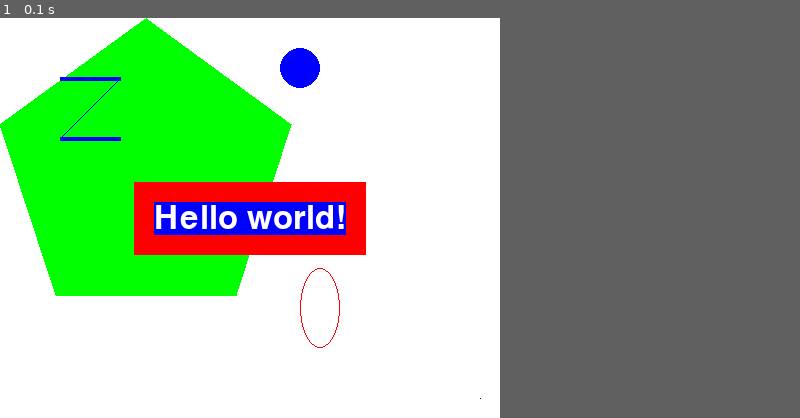
Above: before the commit, frame 1.
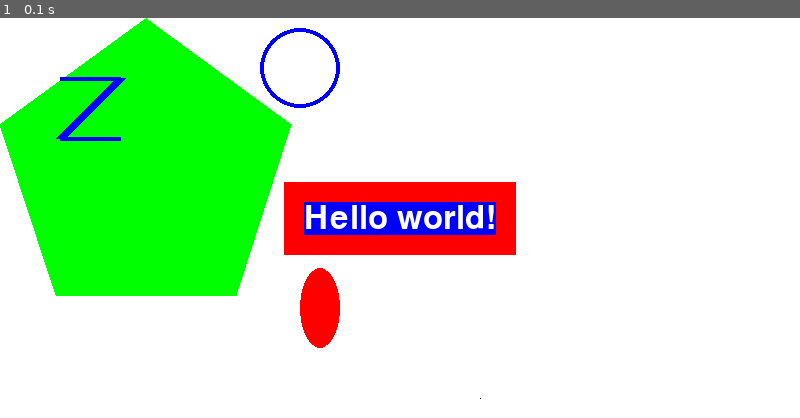
Above: after the commit, the same moment.

Repository: andresfma/projects_with_py
Game: pygame game, started from games_with_py/hello_world_pygame.py
The game is run twice, just before and just after one commit, with the same random seed, the same clock (stepped at 60 frames per second) and the same inputs.
Inputs:
- Up to frame 1 (0.1 s): no input
The window is 500x400 before the commit and 800x400 after it. Grey fills any space a smaller window leaves; there, only what the larger window draws over its background counts as a difference.

The runs differ from the first frame. In frame 1, 8.7% of the frame differs, in the area x 7-65%, y 2-83%.

Commit message:
adding animation.py file

Diff:
--- /dev/null
+++ b/games_with_py/animation.py
@@ -0,0 +1,86 @@
+import pygame, sys, time
+from pygame.locals import *
+
+#set up the windows
+WINDOWWIDTH = 400
+WINDOWHEIGHT = 400
+windowSurface = pygame.display.set_mode( (WINDOWWIDTH, WINDOWHEIGHT), 0, 32)
+pygame.display.set_caption('animation')
+
+#set up direction variables
+DOWNLEFT = 'downleft'
+DOWNRIGHT = 'downright'
+UPLEFT = 'upleft'
+UPRIGHT = 'upright'
+
+MOVESPEED = 4
+
+#set up the colors
+WHITE = (255, 255, 255)
+RED = (255, 0, 0)
+GREEN = (0, 255, 0)
+BLUE = (0, 0, 255)
+
+#set up the box data structure
+b1 = {'rect':pygame.Rect(300, 80, 50, 100), 'color':RED, 'dir':UPRIGHT}
+b2 = {'rect':pygame.Rect(200, 200, 20, 20), 'color':GREEN, 'dir':UPLEFT}
+b3 = {'rect':pygame.Rect(100, 150, 60, 60), 'color':BLUE, 'dir':DOWNLEFT}
+boxes = [b1, b2, b3]
+
+#run the game loop
+while True:
+    #check for the QUIT event
+    for event in pygame.event.get():
+        if event.type == QUIT:
+            pygame.quit()
+            sys.exit()
+
+    #draw the white background onto the surface
+    windowSurface.fill(WHITE)
+
+    for b in boxes:
+        #move the box data structure
+        if b['dir'] == DOWNLEFT:
+            b['rect'].left -= MOVESPEED
+            b['rect'].top += MOVESPEED
+        if b['dir'] == DOWNRIGHT:
+            b['rect'].left += MOVESPEED
+            b['rect'].top += MOVESPEED
+        if b['dir'] == UPRIGHT:
+            b['rect'].left += MOVESPEED
+            b['rect'].top -= MOVESPEED
+        if b['dir'] == UPLEFT:
+            b['rect'].left -= MOVESPEED
+            b['rect'].top -= MOVESPEED
+
+        #chech whether tho box has moved out of the window
+        if b['rect'].top < 0:
+            if b['dir'] == UPLEFT:
+                b['dir'] == DOWNLEFT
+            if b['dir'] == UPRIGHT:
+                b['dir'] == DOWNRIGHT
+
+        if b['rect'].left < 0:
+            if b['dir'] == UPLEFT:
+                b['dir'] == UPRIGHT
+            if b['dir'] == DOWNLEFT:
+                b['dir'] == DOWNRIGHT
+
+        if b['rect'].right > WINDOWWIDTH:
+            if b['dir'] == UPRIGHT:
+                b['dir'] == UPLEFT
+            if b['dir'] == DOWNRIGHT:
+                b['dir'] == DOWNLEFT
+
+        if b['rect'].bottom > WINDOWHEIGHT:
+            if b['dir'] == DOWNRIGHT:
+                b['dir'] == UPRIGHT
+            if b['dir'] == DOWNLEFT:
+                b['dir'] == UPLEFT
+
+        #draw the box onto the surface
+        pygame.draw.rect(windowSurface, b['color'], b['rect'])
+
+    #draw the window onto the screen
+    pygame.display.update()
+    time.sleep(0.02)
--- a/games_with_py/hello_world_pygame.py
+++ b/games_with_py/hello_world_pygame.py
@@ -5,7 +5,7 @@
 pygame.init()
 
 #set up the window
-windowSurface = pygame.display.set_mode((500, 400), 0, 32)
+windowSurface = pygame.display.set_mode((800, 400), 0, 32)
 pygame.display.set_caption('Hello world!')
 
 #set up the colors
@@ -24,7 +24,7 @@
 textRect.centerx = windowSurface.get_rect().centerx
 textRect.centery = windowSurface.get_rect().centery
 
-#draw thE white background onto the surface
+#draw the white background onto the surface
 windowSurface.fill(WHITE)
 
 #draw a green polygon onto the surface
@@ -32,14 +32,14 @@
 
 #draw some blue lines onto the surfaces
 pygame.draw.line(windowSurface, BLUE, (60, 60), (120, 60), 4)
-pygame.draw.line(windowSurface, BLUE, (120, 60), (60, 120))
+pygame.draw.line(windowSurface, BLUE, (120, 60), (60, 120), 10)
 pygame.draw.line(windowSurface, BLUE, (60, 120), (120, 120), 4)
 
 #draw a blue circle onto the surface
-pygame.draw.circle(windowSurface, BLUE, (300, 50), 20, 0)
+pygame.draw.circle(windowSurface, BLUE, (300, 50), 40, 4)
 
 #draw a red ellipse onto the surface
-pygame.draw.ellipse(windowSurface, RED, (300, 250, 40, 80), 1)
+pygame.draw.ellipse(windowSurface, RED, (300, 250, 40, 80), 0)
 
 #draw the text's background rectangle onto the surface
 pygame.draw.rect(windowSurface, RED, (textRect.left - 20, textRect.top - 20, textRect.width + 40, textRect.height + 40))
